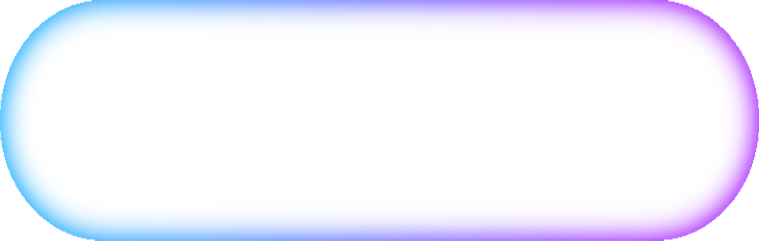
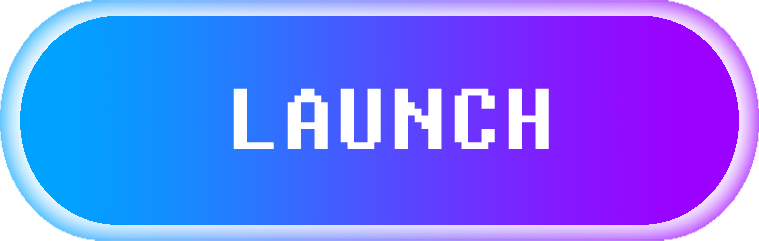
Two versions of the same layered image (w=759, h=241). Layer-by-layer changes:
added layer "Layer 7" above "LAUNCH" over (x1=454, y1=88, x2=549, y2=149)
added layer "LAUNCH" above "Layer 6" over (x1=233, y1=88, x2=442, y2=149)
showed "Layer 4 copy" over (x1=20, y1=16, x2=739, y2=225)
